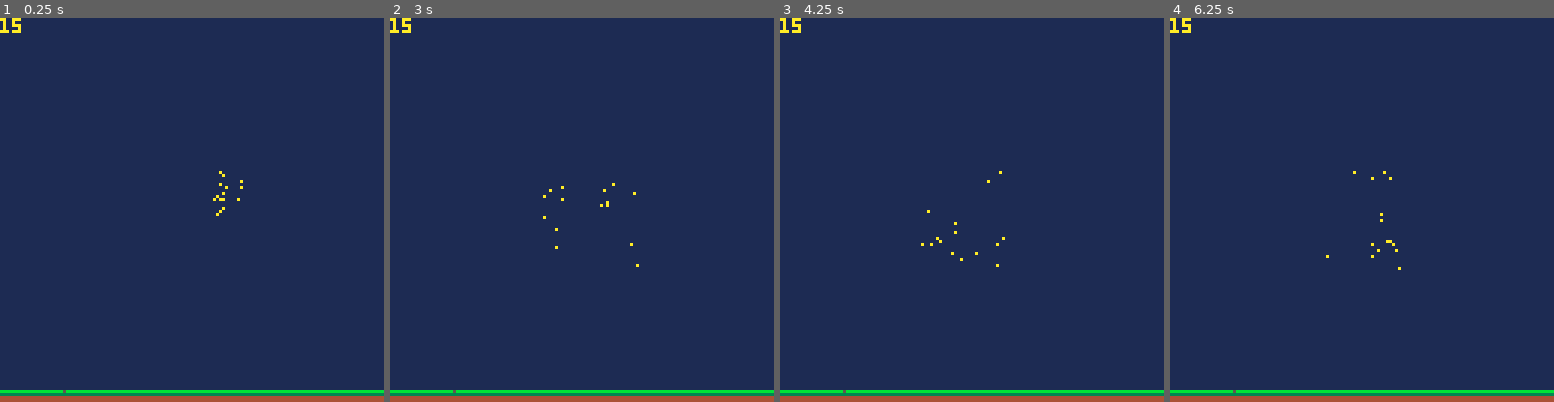
Above: before the commit, frames 1-4 (left to right).
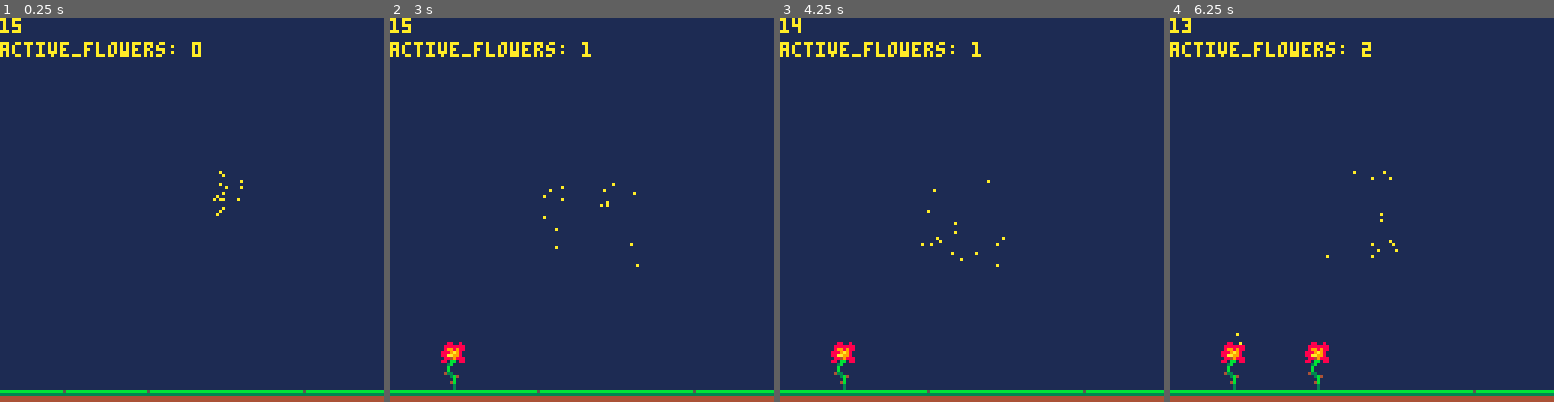
Above: after the commit, the same moments.

Repository: ehauckdo/procjam19
Game: PICO-8 cartridge bees_adv.p8
Two runs of this game, one before a commit and one after it. Both use one fixed random seed, a clock stepped at 60 frames per second and the inputs below.
Inputs:
- Up to frame 1 (0.25 s): no input
- Up to frame 2 (3 s): no input
- Up to frame 3 (4.25 s): no input
- Up to frame 4 (6.25 s): no input

The runs differ from the first frame. In frame 1, 0.9% of the frame differs, in the area x 0-80%, y 6-98%; in frame 2, 1.2%; in frame 3, 1.2%; in frame 4, 1.6%, in the area x 0-80%, y 0-98%.

Commit message:
MultiPle flowers, with life staT

Diff:
--- a/bees_adv.p8
+++ b/bees_adv.p8
@@ -10,8 +10,10 @@
 
 	x = 20
 	y = 120
-	generate_seed(1, x, y)
-	flag = false
+	generate_seed(1, 20, 120)
+	generate_seed(1, 48, 120)
+	generate_seed(1, 100, 120)
+	flag = true
 
 end
 
@@ -27,7 +29,7 @@
 end
 
 function update_swarm()
- if n_flying > n_bees - 3 and #flowers > 0 then
+ if n_flying > n_bees - 5 and active_flowers > 0 then
   if rnd() < 0.01 then
 	  b = select_bee()
 	  f = select_flower()
@@ -46,8 +48,18 @@
 end
 
 function select_flower()
- index = flr(rnd(#flowers)+1)
- return flowers[index]
+ local actives = {}
+ for i=1,n_flowers do
+  f = flowers[i]
+  if f.active then
+   //index = i
+   //return flowers[index]
+   add(actives, i)
+  end
+ end
+ index = flr(rnd(#actives))+1
+ return flowers[actives[index]]
+ //return -1
 end
 
 function assign_bee_flower(b, f)
@@ -61,42 +73,6 @@
 	n_flying -= 1
 end
 
-function assign_bee(id, target_id, x, y)
- count = 0
-
- for i = 1,n_bees do
-  b = bees[i]
-  if b.state == 0 then
-   b.state = 1
-		 r_x = flr(rnd(6))-3
-		 r_y = flr(rnd(6))-3
-		 b.target_id = target_id
-		 b.target_x = x + 8 + r_x
-		 b.target_y = y - 2 + r_y
-
-		 n_flying -= 1
-		 count = count + 1
-		 if count >= 3 then
-	   break
-	  end
-
-  end
-
- end
-
-end
-
-function reset_bee(id)
- for i = 1,n_bees do
-		b = bees[i]
-		if b.state == 1 and b.target_id == id then
-		 b.state = 2
-
-		 b.target_x = b.cen_x + b.x_r * cos(b.x_angle)
-	  b.target_y = b.cen_y + b.y_r * sin(b.y_angle)
-		end
-	end
-end
 
 function _draw()
  cls(1)
@@ -106,7 +82,7 @@
 	draw_seed()
 	draw_bee()
 	print(n_flying, 0,0)
-	if flag then print("flagged",0,8) end
+	if flag then print("active_flowers: "..active_flowers,0,8) end
 end
 
 
@@ -120,13 +96,7 @@
   add(bees, set_bee())
 	end
 
-	timers = {}
-	for i = 1,n_bees do
-		timer = {}
-		timer.active = false
-		timer.time = 0
-		add(timers, timer)
-	end
+	b_timers = {}
 
 end
 
@@ -164,28 +134,43 @@
 	 // heading towards flower
 	 // then stopping
 	 elseif b.state==1 then
-
-	  dist_x = b.target_x - b.x
-			dist_y = b.target_y - b.y
-			if abs(dist_x) > 2 then
-			 b.x = b.x + (dist_x/abs(dist_x))/2
-			end
-			if abs(dist_y) > 2 then
-			 b.y = b.y + (dist_y/abs(dist_y))/2
-			end
-
-	 // heading back to air
-	 // then reseting to state 0
-	 elseif b.state==2 then
 
 	  dist_x = b.target_x - b.x
 			dist_y = b.target_y - b.y
 			cond_1 = abs(dist_x) > 2
 			cond_2 = abs(dist_y) > 2
 
+			if cond_1 then
+			 b.x = b.x + (dist_x/abs(dist_x))/2
+			end
+			if cond_2 then
+			 b.y = b.y + (dist_y/abs(dist_y))/2
+			end
+
+			if not cond_1 and not cond_2 then
+			 timer = {}
+			 timer.time = time()
+			 timer.id = i
+			 add(b_timers, timer)
+			 b.state = 2
+			end
+
+		// waiting at the flower
+		elseif b.state==2 then
+
+
+	 // heading back to air
+	 // then reseting to state 0
+	 elseif b.state==3 then
+
+	  dist_x = b.target_x - b.x
+			dist_y = b.target_y - b.y
+			cond_1 = abs(dist_x) > 2
+			cond_2 = abs(dist_y) > 2
+
 			if rnd() < 0.02 then
 			 dir_x = dist_x/abs(dist_x)
-			 generate_polen(1, b.x, b.y, dist_x)
+			 //generate_polen(1, b.x, b.y, dist_x)
 			end
 
 			if cond_1 then
@@ -198,11 +183,48 @@
 			if not cond_1 and not cond_2 then
 			 b.state = 0
 			 n_flying += 1
+
 			end
 
 	 end
 	end
 
+	for i=1,#b_timers do
+	 t = b_timers[i]
+	 if time() - t.time > 2 then
+	  reset_bee(t.id)
+	  b = bees[t.id]
+	  del_life(b.target_id)
+			b.target_id = 0
+	  del(b_timers, t)
+	  break
+	 end
+	end
+
+end
+
+function reset_bee(id)
+		b = bees[id]
+		b.state = 3
+
+		b.target_x = b.cen_x + b.x_r * cos(b.x_angle)
+	 b.target_y = b.cen_y + b.y_r * sin(b.y_angle)
+end
+
+function unasign_bees(target_id)
+ for i=1,n_bees do
+		b = bees[i]
+		if b.target_id == target_id then
+		 reset_bee(i)
+		end
+	end
+	for i=#b_timers,1,-1 do
+	 t = b_timers[i]
+	 if bees[t.id].target_id == target_id then
+	  reset_bee(t.id)
+	  del(b_timers, t)
+	 end
+	end
 end
 
 function fly_around(id)
@@ -234,19 +256,39 @@
 end
 -->8
 function init_flower()
+	n_flowers = 5
+	active_flowers = 0
 	flowers = {}
+
+	for i=1,n_flowers do
+		flower = {}
+		flower.active = false
+		add(flowers,flower)
+	end
+
 	f_timers = {}
 	fl_id = 1
 end
 
 function generate_flower(seed)
+ flower_id = -1
+ for i=1,n_flowers do
+		if flowers[i].active == false then
+		 flower_id = i
+		 break
+		end
+	end
+	if flower_id == -1 then
+	 return
+	end
+
 	flower = {}
 	flower.size = 16
 	flower.lives = 3
 	flower.birth = time()
 	flower.death = time()+10
-	flower.id = fl_id
-	fl_id += 1
+	flower.active = true
+	flower.id = flower_id
 
 	if seed.id == 1 then
 		flower.x = seed.x - 8
@@ -258,14 +300,18 @@
   flower.spr = 1
 	end
 
-	//assign_bee(1, flower.id, flower.x, flower.y)
-
-	timer = {}
- timer.time = time()
- add(f_timers,timer)
-
-	add(flowers, flower)
-	return flower.id, flower.x, flower.y
+	flowers[flower_id] = flower
+	active_flowers += 1
+
+end
+
+function del_life(id)
+ flowers[id].lives -= 1
+ if flowers[id].lives == 0 then
+		flowers[id].active = false
+		active_flowers -= 1
+		unasign_bees(id)
+ end
 end
 
 function update_flower()
@@ -282,22 +328,24 @@
  // end
  //end
 
- for i=1,#f_timers do
-  t = f_timers[i]
-  if time() - t.time > 5 then
-   f = del(flowers, flowers[i])
-   del(f_timers, f_timers[i])
-   reset_bee(f.id)
-   break
-  end
- end
+ //for i=1,#f_timers do
+ // t = f_timers[i]
+ // if time() - t.time > 5 then
+ //  f = del(flowers, flowers[i])
+ //  del(f_timers, f_timers[i])
+ //  reset_bee(f.id)
+ //  break
+ // end
+ //end
 end
 
 function draw_flower()
  for i=1,#flowers do
-
   f = flowers[i]
-  spr(f.spr, f.x, f.y, f.size, 16)
+  if f.active then
+   f = flowers[i]
+   spr(f.spr, f.x, f.y, f.size, 16)
+  end
  end
 	//spr(3, flower.x, flower.y, flower.size, 16)
 end
@@ -326,9 +374,9 @@
 
  if #s_timers > 0 then
   t = s_timers[1]
-  if time() - t.time > 8 then
+  if time() - t.time > 3 then
    seed = del(seeds, seeds[1])
-	  id, x, y = generate_flower(seed)
+	  generate_flower(seed)
 	  del(s_timers, t)
 	  if #s_timers > 0 then
     t = s_timers[1]
